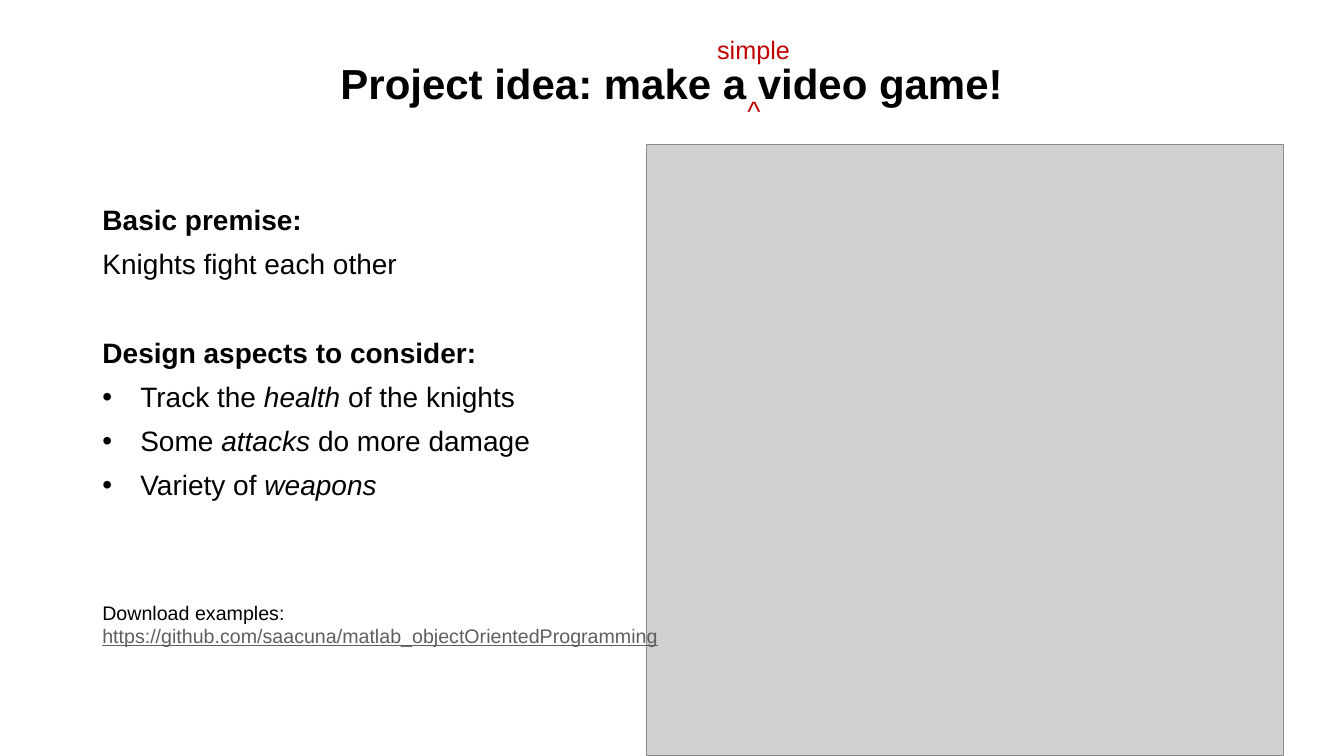
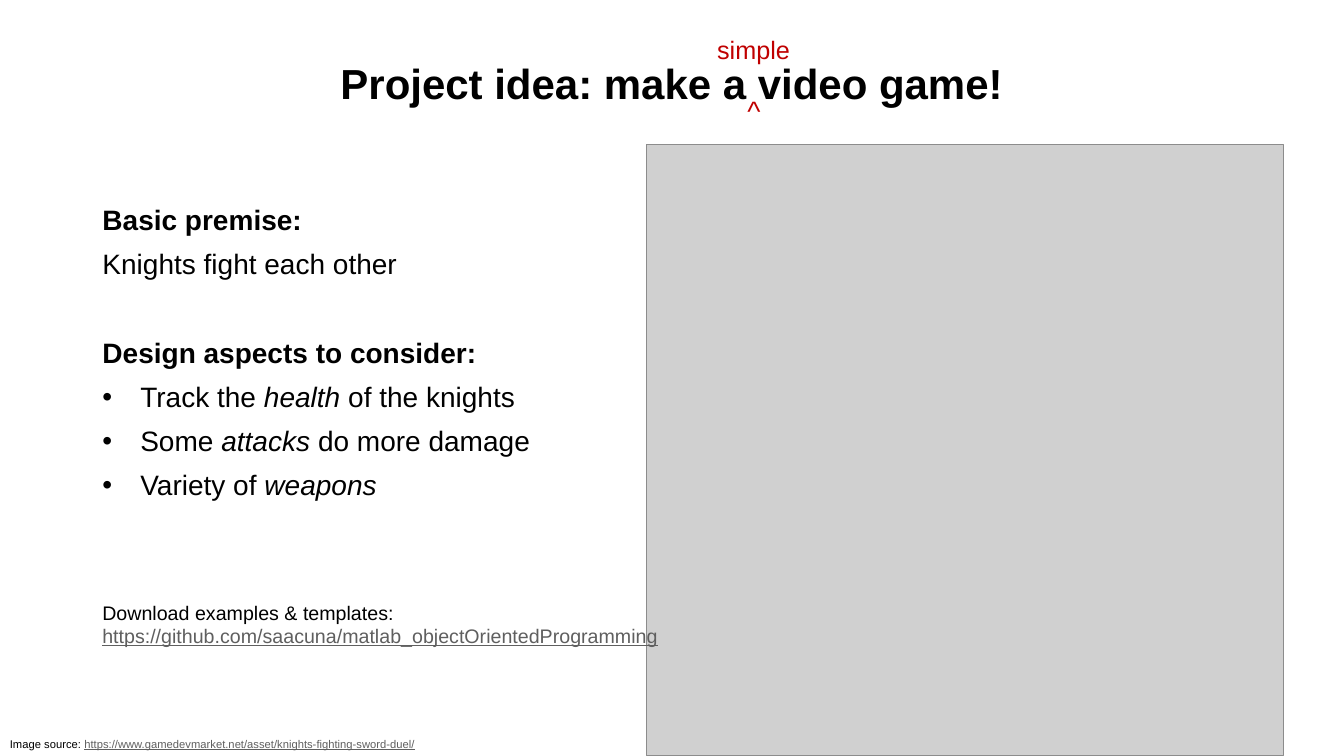
Before and after one commit to j-d-roth/tutorial_matlabClasses, a slide deck: slide 2 of introduction_matlabObjectOrientedProgramming.pptx. Drawn at 1344x756 pixels with LibreOffice and Linux fonts; fonts in the diff are those of the drawing; grey boxes stand for pictures. Boxes give left, top, right and bottom in pixels: in the first picture for what was removed or moved away, otherwise in the second. Text is boxed around its words. In the diff, an @@ line names an element or a change of style, - is before the commit and + after.

```diff
--- a/introduction_matlabObjectOrientedProgramming.pptx
+++ b/introduction_matlabObjectOrientedProgramming.pptx
@@ text at <box>102,605,394,624</box>: text changed @@
-Download examples:
+Download examples & templates:
@@ text added at <box>10,740,414,750</box>, 8 pt, text #5F5F5F, underline @@
+Image source: https://www.gamedevmarket.net/asset/knights-fighting-sword-duel/
```
Also in this commit, not shown: 2 other slides changed.
